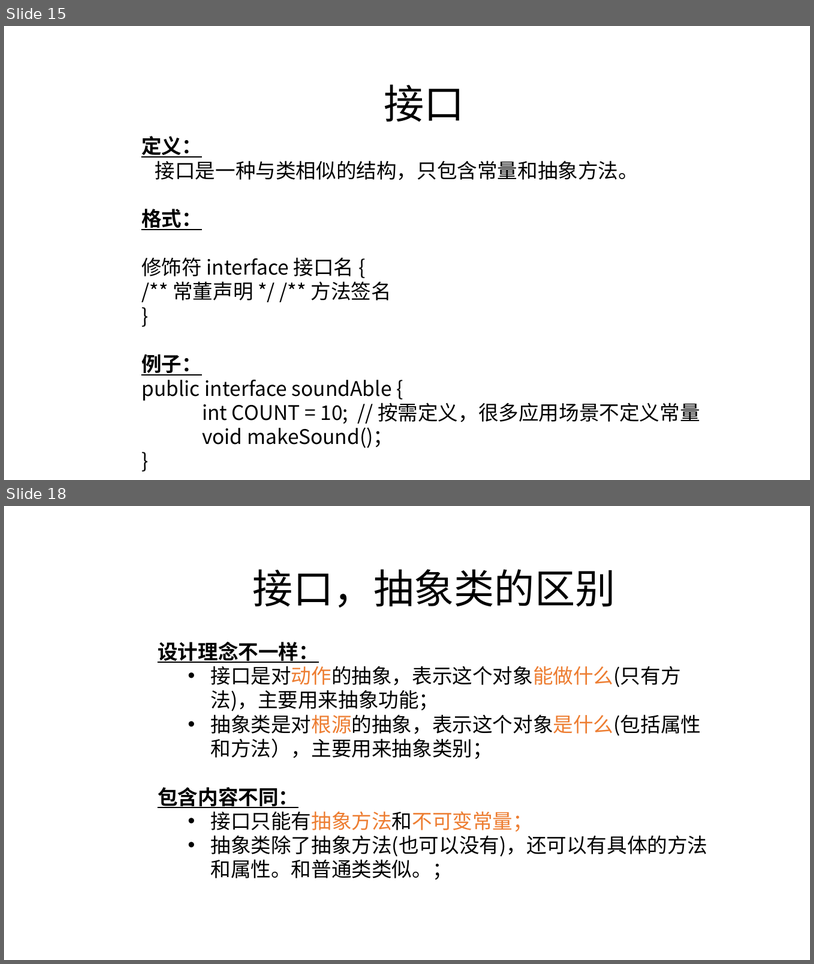
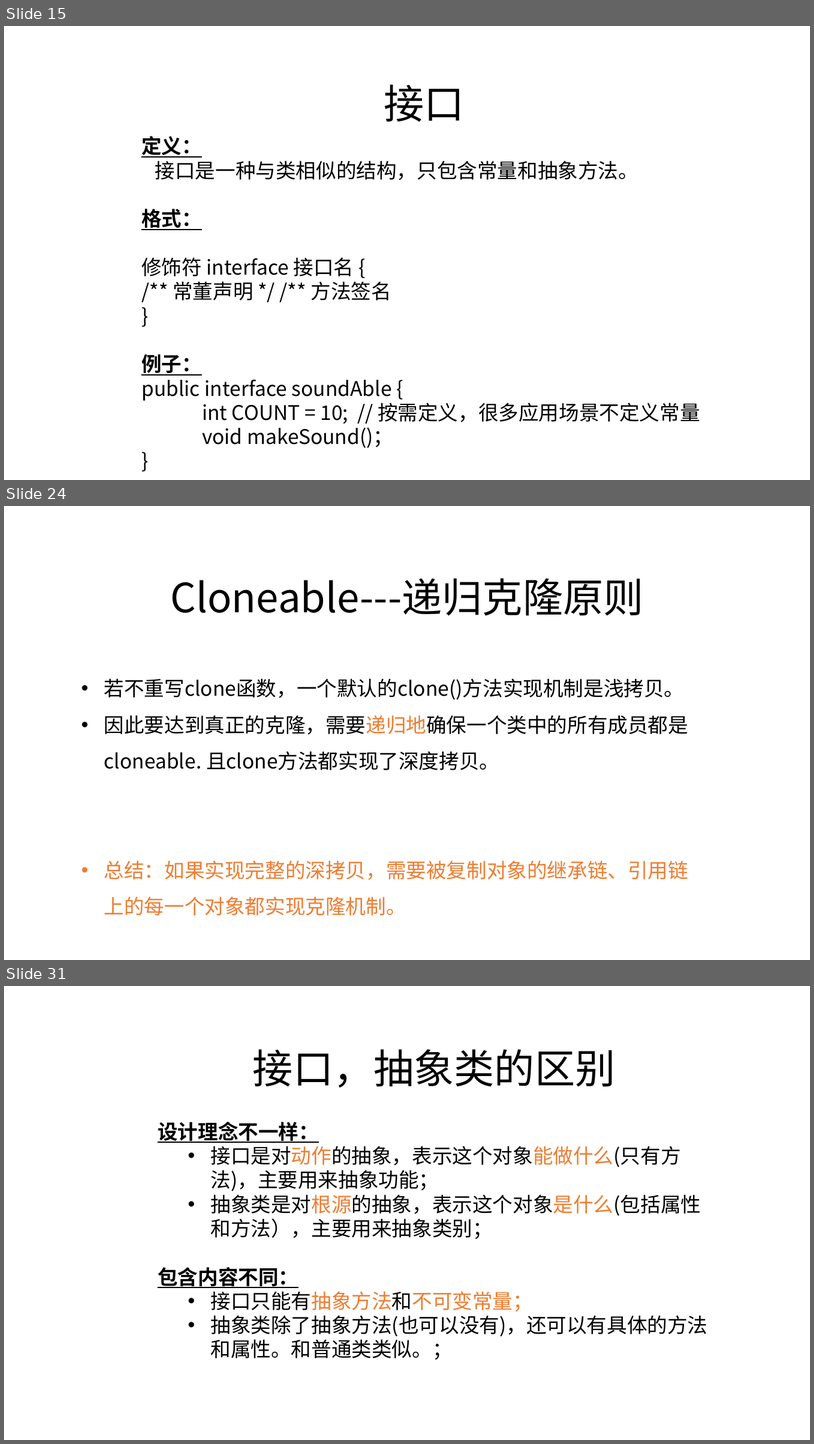
Before and after one commit to zjyesir/hmc_java_1, a slide deck: ppt/12.抽象类和接口.pptx. Shown one above the other, each under a label of ours: slides 15 and 18 before the commit, slides 15, 24 and 31 after it; the slides between them are not shown. The pictures are 814x964 and 814x1444 pixels, drawn with LibreOffice and Linux fonts; fonts in the diff are those of the drawing; background and template pictures are left out. Boxes give left, top, right and bottom in pixels: in the first picture for what was removed or moved away, otherwise in the second. Text is boxed around its words. In the diff, an @@ line names an element or a change of style, - is before the commit and + after.

```diff
--- a/ppt/12.抽象类和接口.pptx
+++ b/ppt/12.抽象类和接口.pptx
@@ slide 24 added at [4, 506, 810, 960], background picture (left out) @@
@@ text added at [170, 578, 644, 616], 48 pt, text #000000 @@
+Cloneable---递归克隆原则
@@ text added at [104, 678, 689, 915], 24 pt, text #000000 @@
+• 若不重写clone函数，一个默认的clone()方法实现机制是浅拷贝。
+• 因此要达到真正的克隆，需要递归地确保一个类中的所有成员都是cloneable. 且clone方法都实现了深度拷贝。
+• 总结：如果实现完整的深拷贝，需要被复制对象的继承链、引用链上的每一个对象都实现克隆机制。
@@ what was slide 18 is now slide 31 @@
```
Also in this commit, not shown: 1 slide changed, 13 other slides added, 2 slides removed.
